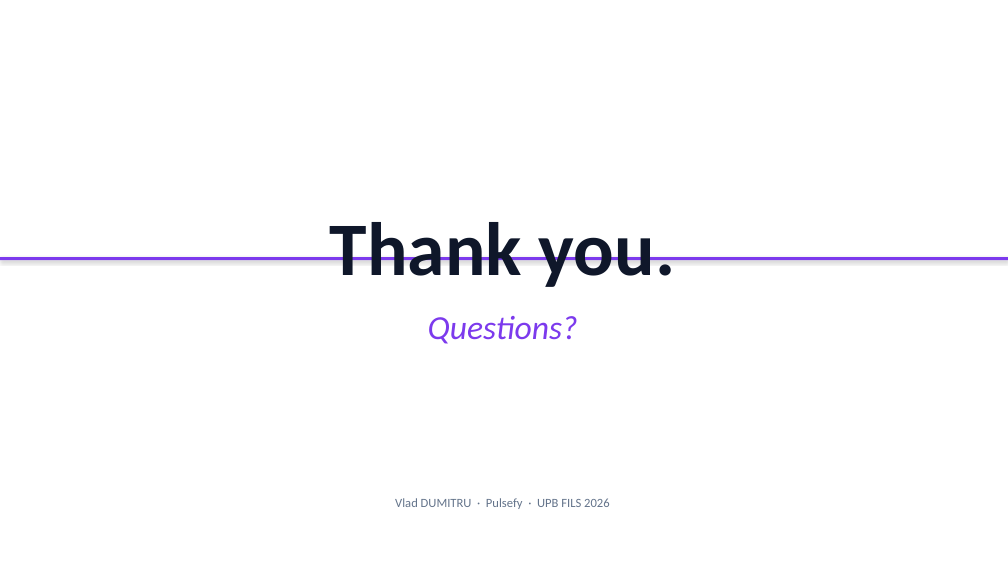
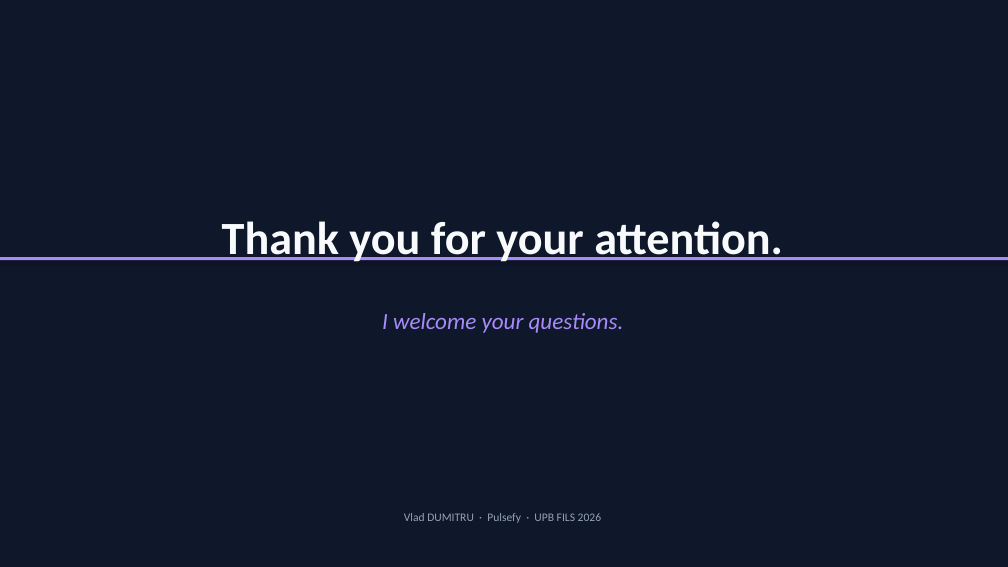
Before and after one commit to kevinvlad03/Pulsefy-Diploma-Project, a slide deck: slide 12 of docs/Pulsefy_Defense_Presentation.pptx. Drawn at 1008x567 pixels with LibreOffice and Linux fonts; fonts in the diff are those of the drawing. Boxes give left, top, right and bottom in pixels: in the first picture for what was removed or moved away, otherwise in the second. Text is boxed around its words. In the diff, an @@ line names an element or a change of style, - is before the commit and + after.

```diff
--- a/docs/Pulsefy_Defense_Presentation.pptx
+++ b/docs/Pulsefy_Defense_Presentation.pptx
@@ background #FFFFFF to #0F172A @@
@@ text at (222,221,783,262): text changed; size 72 to 44 pt; text colour #0F172A to #F8FAFC @@
-Thank you.
+Thank you for your attention.
@@ rectangle at (0,257,1008,260): fill #7C3AED to #A78BFA @@
@@ text at (382,313,624,333): text changed; size 32 to 22 pt; text colour #7C3AED to #A78BFA @@
-Questions?
+I welcome your questions.
@@ text "Vlad DUMITRU · Pulsefy · ...": place and size @@
-text "Vlad DUMITRU · Pulsefy · ..." at (395,498,609,509)
+text "Vlad DUMITRU · Pulsefy · ..." at (404,513,601,523)
@@ text "Vlad DUMITRU · Pulsefy · ..." at (404,513,601,523): size 12 to 11 pt, text colour #64748B to #94A3B8 @@
```
Also in this commit, not shown: 7 other slides changed, 4 slides added, 4 slides removed, 1 other file.
